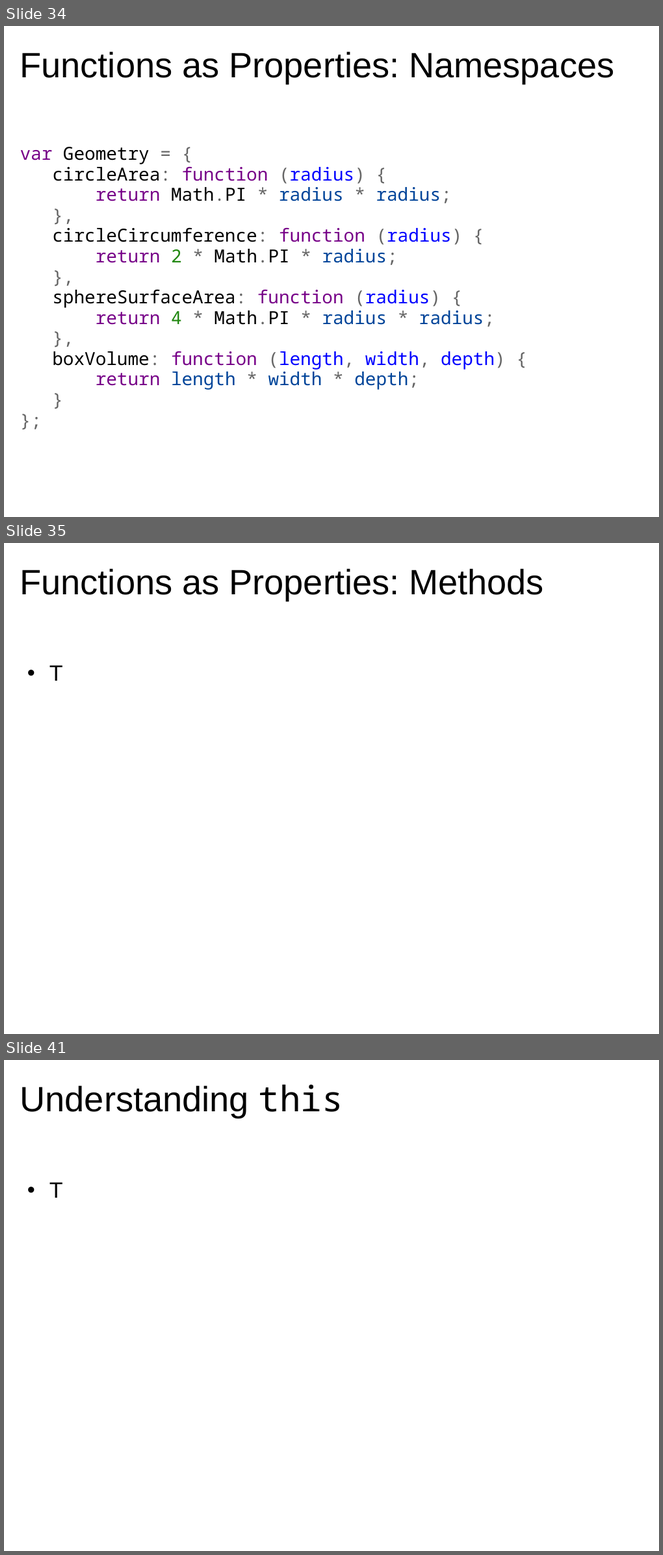
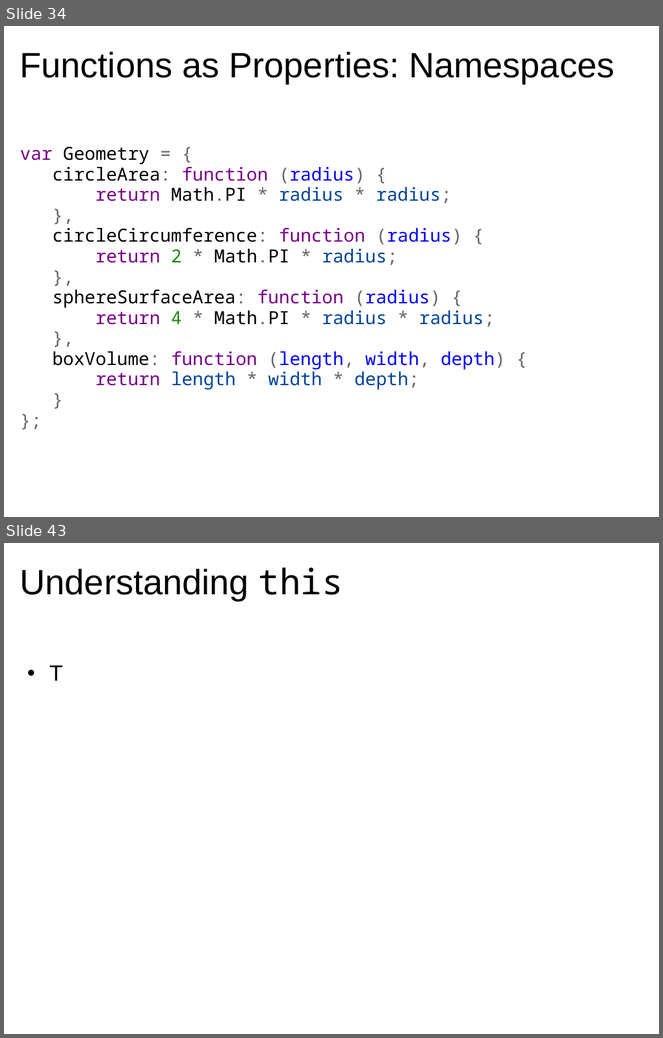
Before and after one commit to dondi/javascript-book, a slide deck: presentations/Chapter_5_Presentation.ppt. Shown one above the other, each under a label of ours: slides 34, 35 and 41 before the commit, slides 34 and 43 after it; the slides between them are not shown. The pictures are 663x1555 and 663x1038 pixels, drawn with LibreOffice and Linux fonts; fonts in the diff are those of the drawing; background and template pictures are left out. Boxes give left, top, right and bottom in pixels: in the first picture for what was removed or moved away, otherwise in the second. Text is boxed around its words. In the diff, an @@ line names an element or a change of style, - is before the commit and + after.

```diff
--- a/presentations/Chapter_5_Presentation.ppt
+++ b/presentations/Chapter_5_Presentation.ppt
@@ slide 35 removed at <box>4,543,659,1034</box>, background picture (left out) @@
@@ title removed at <box>20,568,544,601</box> @@
-Functions as Properties: Methods
@@ text removed at <box>50,665,63,681</box> @@
-  • T
@@ what was slide 41 is now slide 43 @@
```
Also in this commit, not shown: 3 slides changed, 6 slides added, 3 other slides removed.
